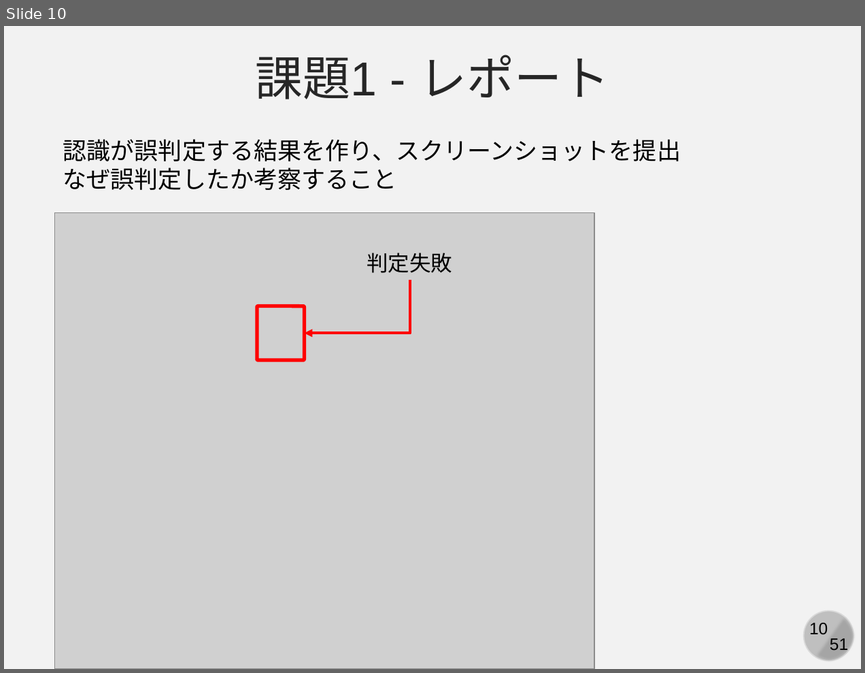
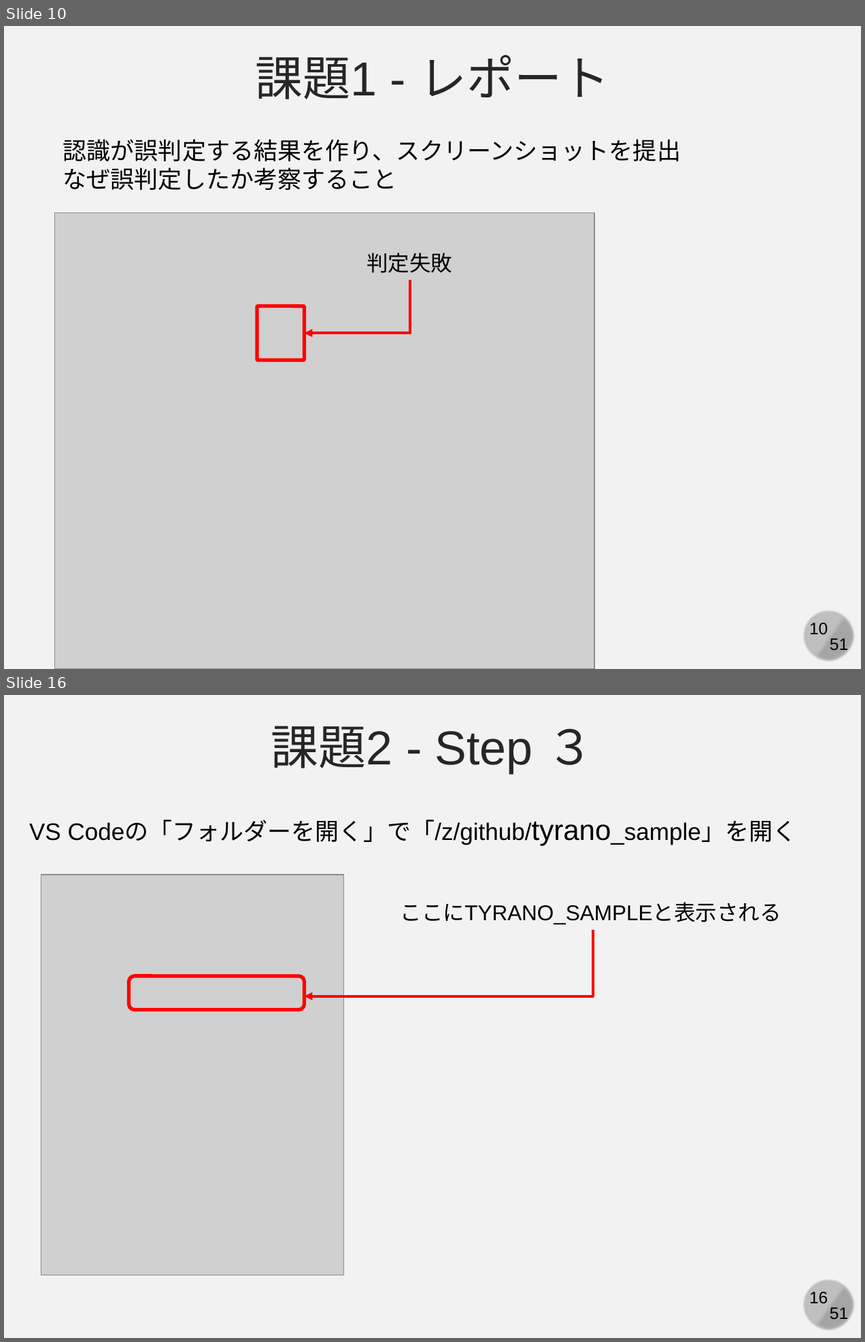
Before and after one commit to kaityo256/github, a slide deck: practice_github2/fig/github_ex04.pptx. Shown one above the other, each under a label of ours: slide 10 before the commit, slides 10 and 16 after it; the slides between them are not shown. The pictures are 865x673 and 865x1342 pixels, drawn with LibreOffice and Linux fonts; fonts in the diff are those of the drawing; grey boxes stand for pictures. Boxes give left, top, right and bottom in pixels: in the first picture for what was removed or moved away, otherwise in the second. Text is boxed around its words. In the diff, an @@ line names an element or a change of style, - is before the commit and + after.

```diff
--- a/practice_github2/fig/github_ex04.pptx
+++ b/practice_github2/fig/github_ex04.pptx
@@ slide 16 added at (4, 695, 861, 1338), background #F2F2F2; not listed: 4 template elements that a slide beside it also shows @@
@@ text added at (271, 726, 594, 773), 40 pt, text #262626 @@
+課題2 - Step ３
@@ text added at (29, 820, 796, 845), 20 pt, text #000000 @@
+VS Codeの「フォルダーを開く」で「/z/github/tyrano_sample」を開く
@@ picture added at (41, 875, 343, 1275) @@
@@ text added at (400, 902, 781, 925), 18 pt, text #000000 @@
+ここにTYRANO_SAMPLEと表示される
@@ elbow arrow added from (593, 930) to (304, 996), #FF0000 2.25 pt @@
@@ rounded rectangle added at (129, 976, 305, 1009), outline #FF0000 3 pt @@
```
Also in this commit, not shown: 12 other slides added, 1 other file.
